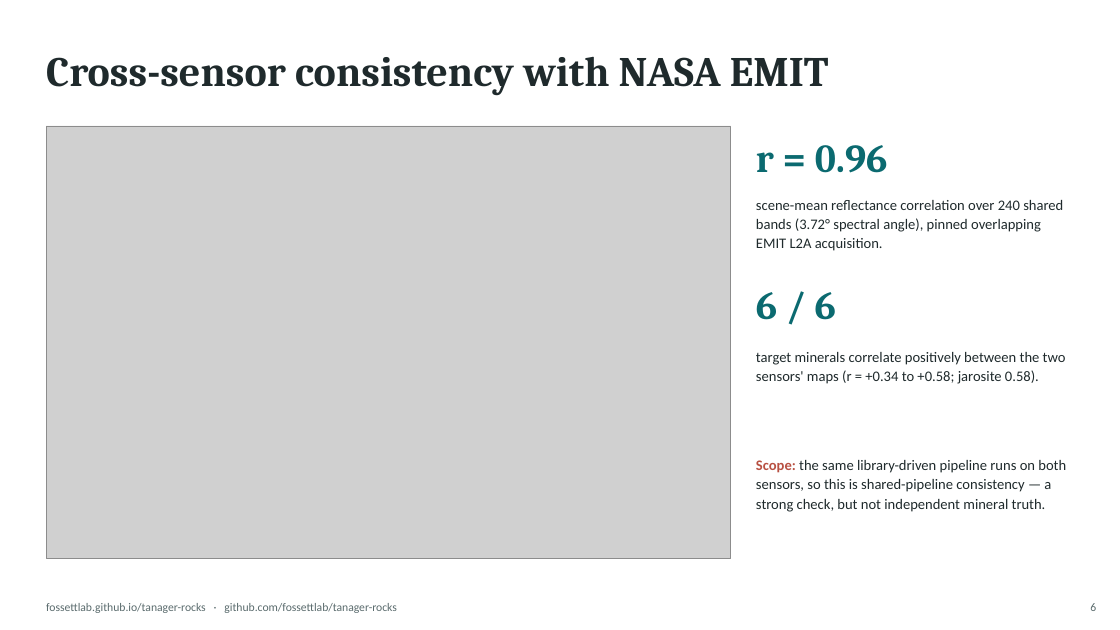
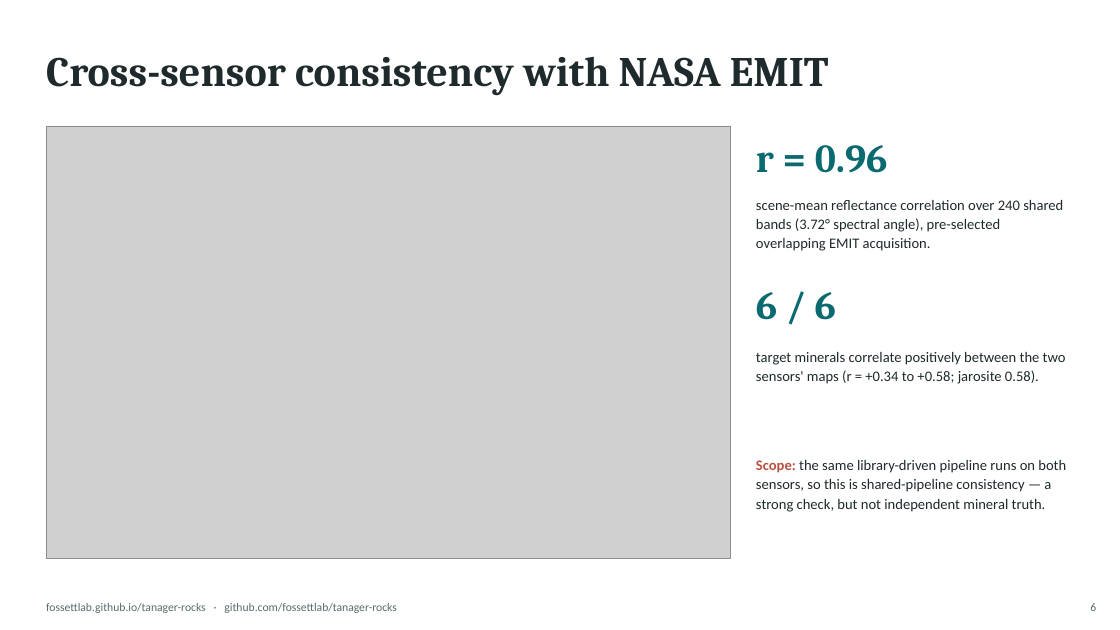
Before and after one commit to fossettlab/tanager-minmap, a slide deck: slide 6 of submission/tanager_rocks_deck.pptx. Drawn at 1120x630 pixels with LibreOffice and Linux fonts; fonts in the diff are those of the drawing; grey boxes stand for pictures. Boxes give left, top, right and bottom in pixels: in the first picture for what was removed or moved away, otherwise in the second. Text is boxed around its words. In the diff, an @@ line names an element or a change of style, - is before the commit and + after.

Commit message:
Gloss dataset and method names for non-specialist readers
Spell out the USGS spectral library version behind the splib07a release
name, expand Al-OH on first use, replace release-engineering vocabulary in
prose, and add the Planet data credit to the memo and deck.

```diff
--- a/submission/tanager_rocks_deck.pptx
+++ b/submission/tanager_rocks_deck.pptx
@@ text at [756, 200, 1063, 251]: text changed @@
-scene-mean reflectance correlation over 240 shared bands (3.72° spectral angle), pinned overlapping EMIT L2A acquisition.
+scene-mean reflectance correlation over 240 shared bands (3.72° spectral angle), pre-selected overlapping EMIT acquisition.
```
Also in this commit, not shown: 3 other slides changed, 3 other files.
